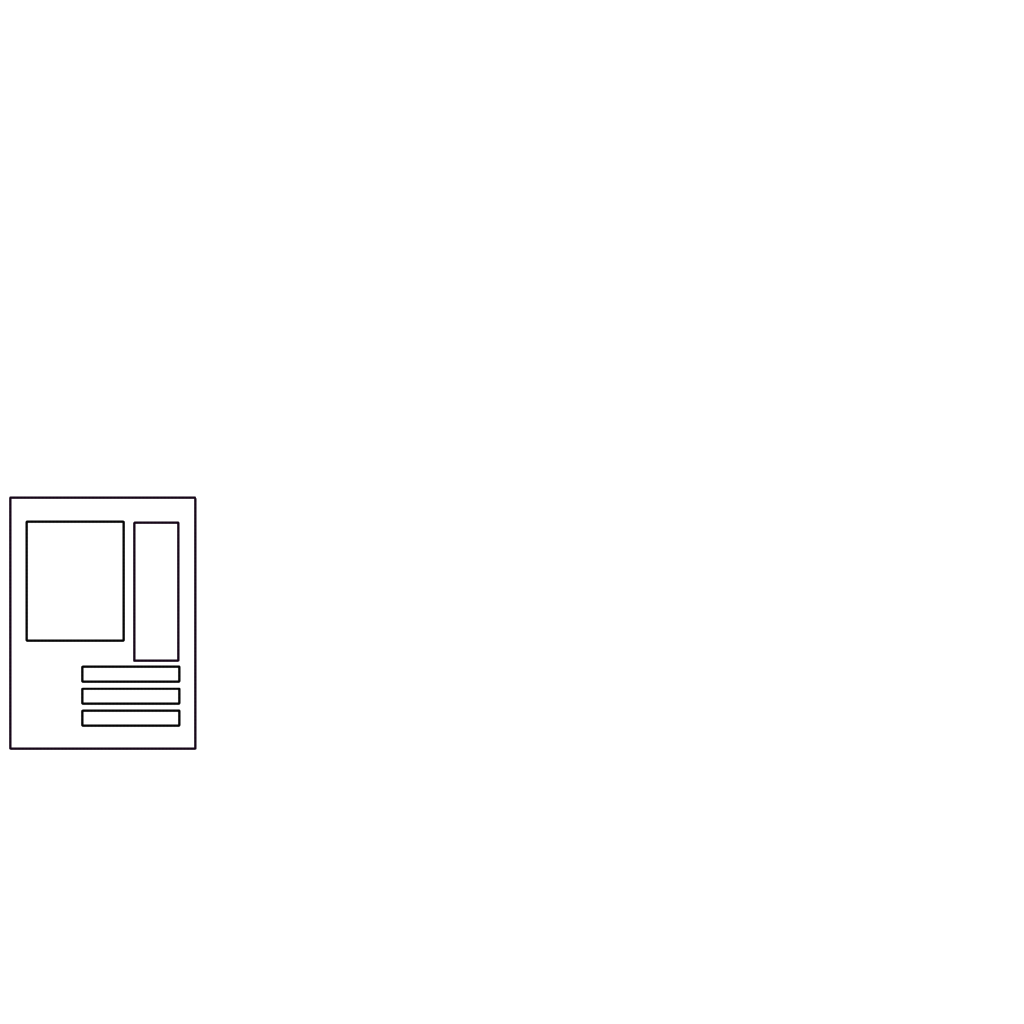
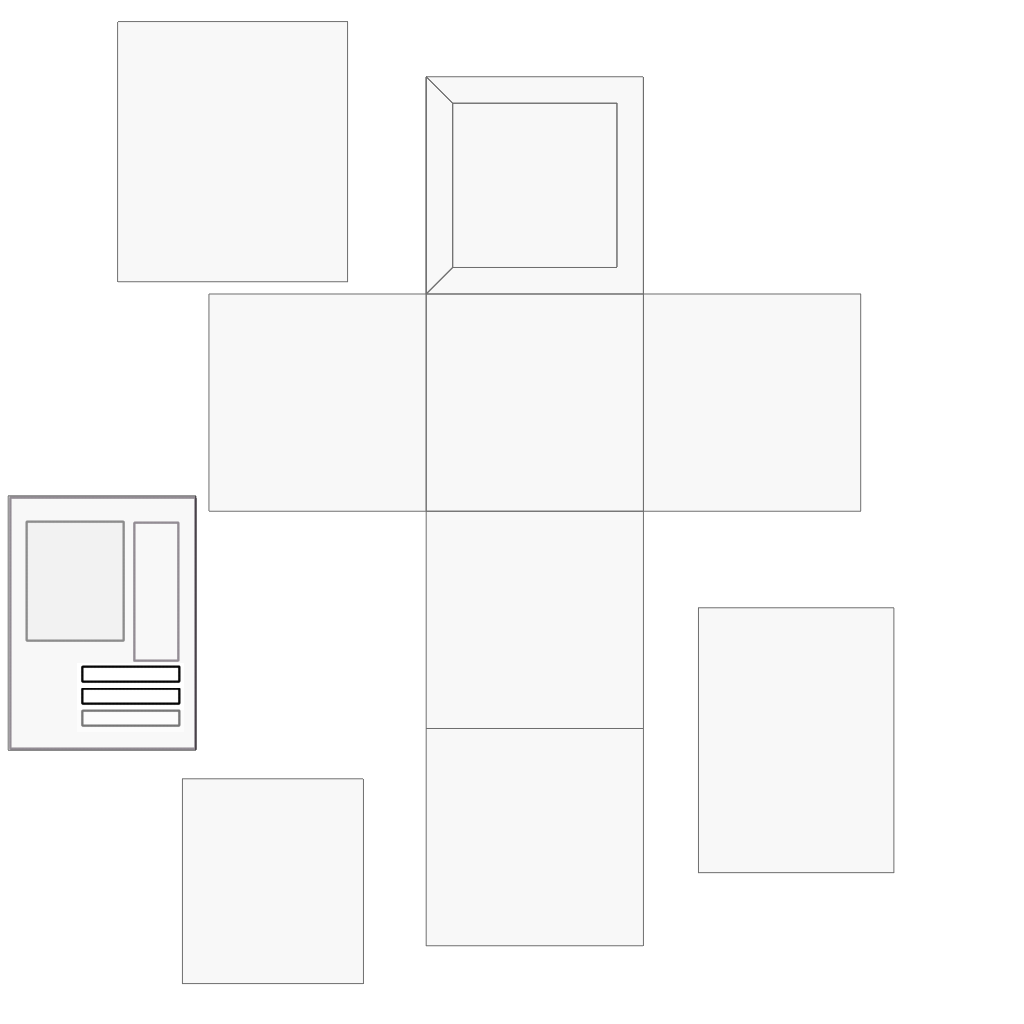
Comparing the layer stacks of the two 1024 × 1024 images. Changes:
"Paint Layer 1" (1st of 4): opacity 49% → 100% over box(65, 640, 895, 704)
"Paint Layer 1" (2nd of 4): opacity 100% → 53% over box(65, 684, 895, 748)
"Paint Layer 1" (4th of 4): opacity 100% → 43%, painted on it over box(7, 21, 895, 985)
showed "Background" (1st of 2), painted on it over box(7, 21, 895, 985)
